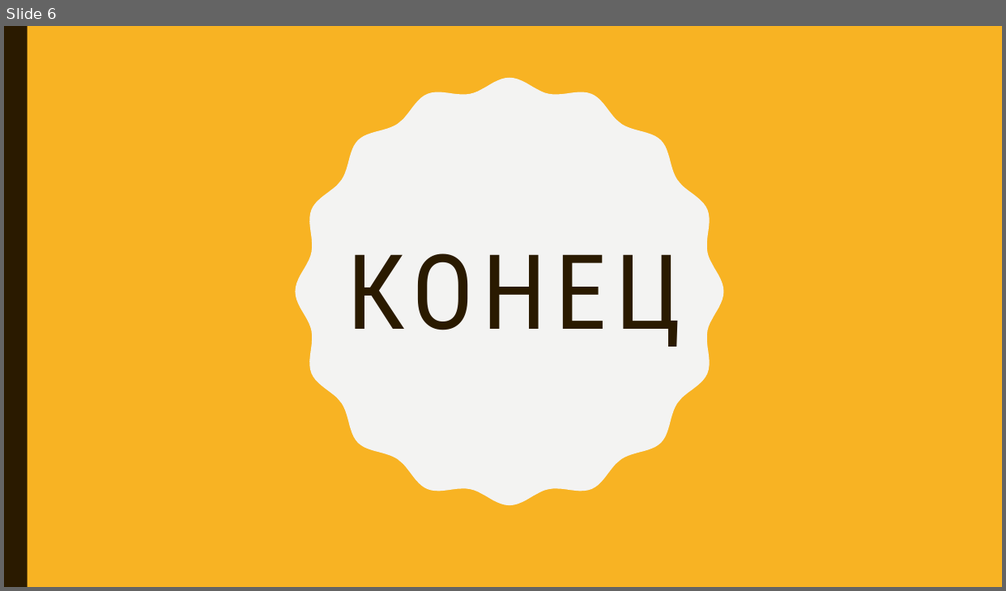
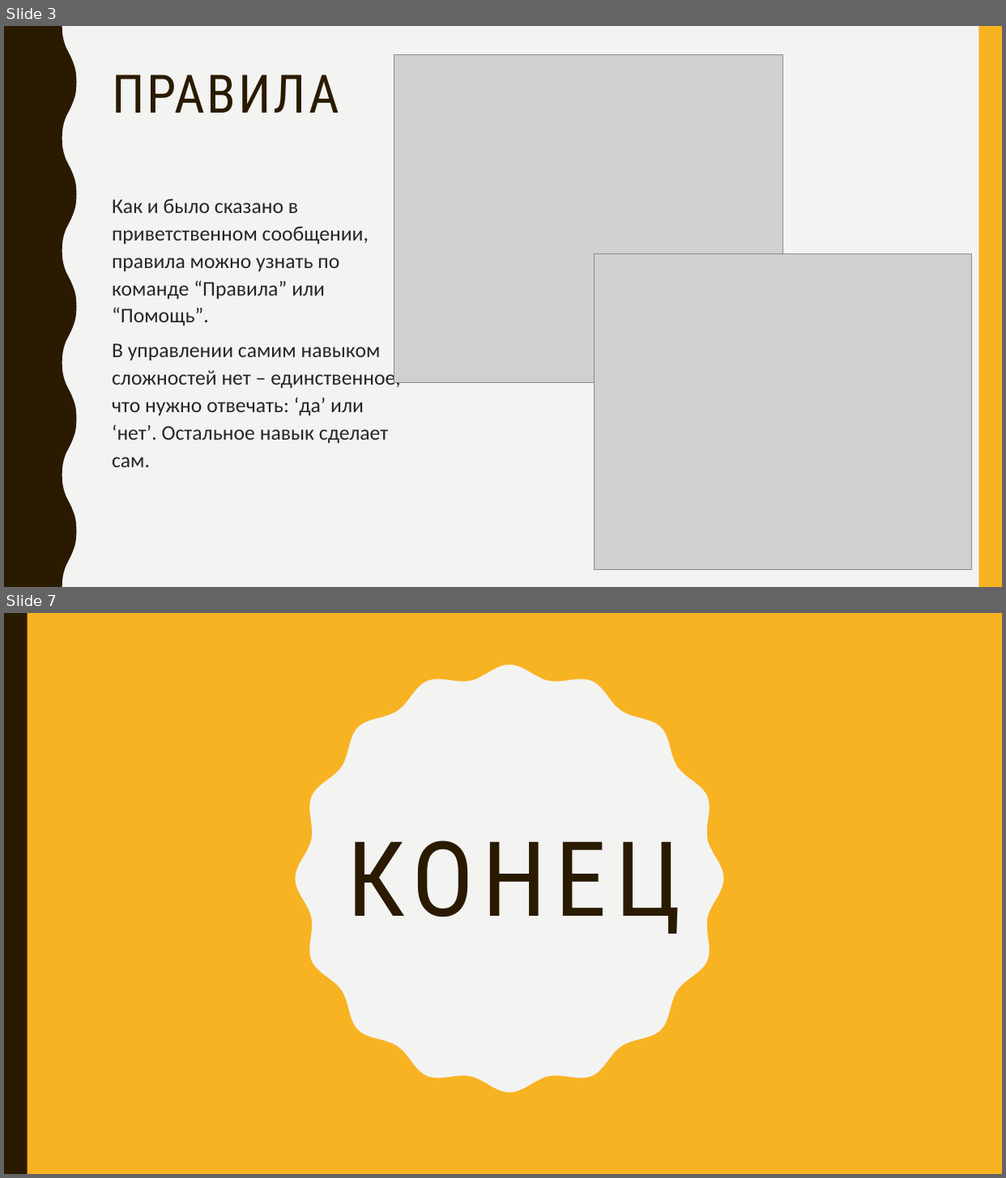
Before and after one commit to radiate-positivity/alice, a slide deck: 21 Очко на Алисе.pptx. Shown one above the other, each under a label of ours: slide 6 before the commit, slides 3 and 7 after it; the slides between them are not shown. The pictures are 1006x591 and 1006x1178 pixels, drawn with LibreOffice and Linux fonts; fonts in the diff are those of the drawing; grey boxes stand for pictures. Boxes give left, top, right and bottom in pixels: in the first picture for what was removed or moved away, otherwise in the second. Text is boxed around its words. In the diff, an @@ line names an element or a change of style, - is before the commit and + after.

```diff
--- a/21 Очко на Алисе.pptx
+++ b/21 Очко на Алисе.pptx
@@ slide 3 added at [4, 26, 1002, 587], background #F3F3F2 @@
@@ freeform shape added at [4, 26, 77, 587], fill #2A1A00 @@
@@ rectangle added at [978, 26, 1002, 587], fill #F8B323 @@
@@ picture added at [394, 54, 783, 383] @@
@@ title added at [112, 75, 339, 113], 51 pt, text #2A1A00 @@
+ПРАВИЛА
@@ text added at [112, 199, 401, 467], 20 pt, text #262626 @@
+Как и было сказано в приветственном сообщении, правила можно узнать по команде “Правила” или “Помощь”.
+В управлении самим навыком сложностей нет – единственное, что нужно отвечать: ‘да’ или ‘нет’. Остальное навык сделает сам.
@@ picture added at [594, 254, 972, 570] @@
@@ what was slide 6 is now slide 7 @@
```
Also in this commit, not shown: 4 slides changed, 1 other slide added, 1 slide removed.
